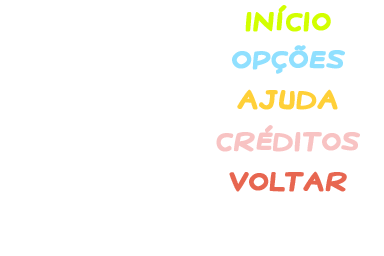
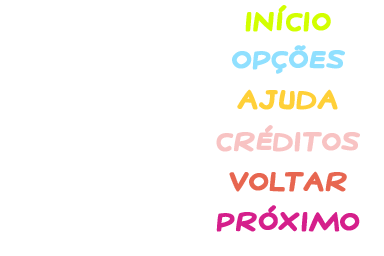
Two versions of the same layered image (384x256). Layer-by-layer changes:
added layer "próximo" (1st of 2) above "próximo" over [216, 205, 360, 232]
